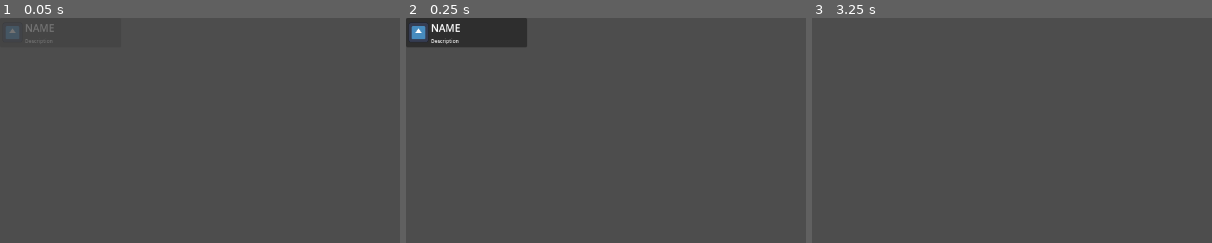
Above: before the commit, frames 1-3 (left to right).
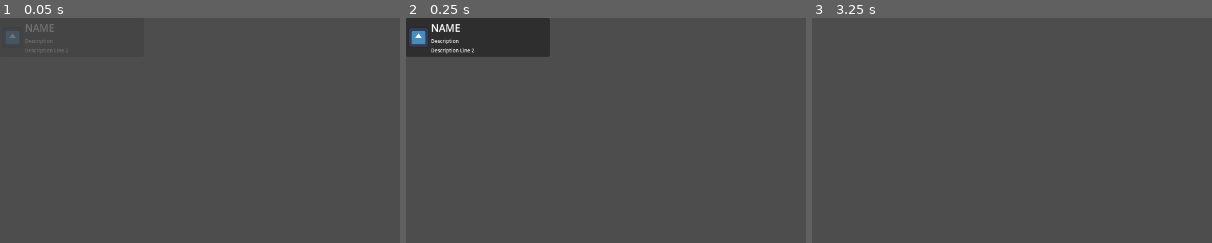
Above: after the commit, the same moments.

Repository: lucasrumney94/GodotGoneWild
Game: Godot game, scene res://UI/Achievements/achievement_popup_panel.tscn
Two runs of this game, one before a commit and one after it. Both use one fixed random seed, a clock stepped at 60 frames per second and the inputs below. This scene is started directly instead of the project's main scene. The engine's default icon, where the game draws it, is replaced by a stand-in: a white triangle on a blue panel in a dark square. A sky picture missing from this copy of the repository is replaced by a grey-blue gradient.
Inputs (mouse positions are % of the whole screen's width and height, from its top left):
- Up to frame 1 (0.05 s): no input
- Up to frame 2 (0.25 s): no input
- Up to frame 3 (3.25 s): tap Enter at 0.5 s; move the mouse to (72, 45) at 0.52 s; hold D (move_right) 0.53-1.28 s; click (72, 45) at 0.6 s; tap Space (jump) at 0.77, 1.52, 3.02 s; tap R (restart) at 1.25, 2, 2.75 s; move the mouse to (30, 55) at 1.27 s; hold S (move_back) 1.28-2.03 s; right-click (30, 55) at 1.35 s; move the mouse to (60, 28) at 2.02 s; hold D (move_right) 2.03-2.78 s; click (60, 28) at 2.1 s; move the mouse to (45, 70) at 2.77 s; hold W (move_forward) from 2.78 s (still down); right-click (45, 70) at 2.85 s
The pictures show only the part of the screen within x 0-50%, y 0-50%; the shares and areas given below are measured in that part.

The runs differ from the first frame. In frame 1, 0.2% of the frame differs, in the area x 1-16%, y 3-16%; in frame 2, 2.5%, in the area x 0-36%, y 0-18%; in frame 3, nothing differs.

Commit message:
added cheev facts

Diff:
--- a/godot-wild-tower/UI/Achievements/Resources/bad_music.tres
+++ b/godot-wild-tower/UI/Achievements/Resources/bad_music.tres
@@ -8,7 +8,8 @@
 id = "bad_music"
 icon = ExtResource("1_imomp")
 title = "What is this crap?"
-description = "Turn the music volume all the way down."
+description = "FACT: Music calms
+the savage beast."
 stat = ""
 stat_goal = 0
 check_function = ""
--- a/godot-wild-tower/UI/Achievements/Resources/finish_sub_1.tres
+++ b/godot-wild-tower/UI/Achievements/Resources/finish_sub_1.tres
@@ -8,7 +8,8 @@
 id = "finish_sub_one"
 icon = ExtResource("1_p0its")
 title = "Quickly!"
-description = "Finish a level faster than a minute."
+description = "FACT: Finishing early
+is sometimes beneficial"
 stat = ""
 stat_goal = 0
 check_function = ""
--- a/godot-wild-tower/UI/Achievements/Resources/get_killed.tres
+++ b/godot-wild-tower/UI/Achievements/Resources/get_killed.tres
@@ -8,7 +8,8 @@
 id = "get_killed"
 icon = ExtResource("1_l6loa")
 title = "Get Killed"
-description = "Dante's Divine Comedy was entirely written during a single ether-drenched fugue state."
+description = "Dante's Divine Comedy was entirely
+written during a single ether-drenched fugue state."
 stat = ""
 stat_goal = 0
 check_function = ""
--- a/godot-wild-tower/UI/Achievements/Resources/kill_10_cherubs.tres
+++ b/godot-wild-tower/UI/Achievements/Resources/kill_10_cherubs.tres
@@ -8,7 +8,8 @@
 id = "kill_10_cherubim"
 icon = ExtResource("1_eqcls")
 title = "Kill 10 Cherubim"
-description = "I don't know"
+description = "FACT: I don't know
+but you might"
 stat = ""
 stat_goal = 0
 check_function = ""
--- a/godot-wild-tower/UI/Achievements/Resources/pause_long.tres
+++ b/godot-wild-tower/UI/Achievements/Resources/pause_long.tres
@@ -8,7 +8,8 @@
 id = "pause_long"
 icon = ExtResource("1_o4est")
 title = "Pee Break"
-description = "Pause the game for more than a minute."
+description = "FACT: Taking frequent breaks
+will unlock good gamer energy"
 stat = ""
 stat_goal = 0
 check_function = ""
--- a/godot-wild-tower/UI/Achievements/Resources/play_twice.tres
+++ b/godot-wild-tower/UI/Achievements/Resources/play_twice.tres
@@ -8,7 +8,8 @@
 id = "play_twice"
 icon = ExtResource("1_ku5xt")
 title = "Welcome Back!"
-description = "play the game more than once."
+description = "FACT: There is no reward for
+playing a third time"
 stat = ""
 stat_goal = 0
 check_function = ""
--- a/godot-wild-tower/UI/Achievements/Resources/view_credits.tres
+++ b/godot-wild-tower/UI/Achievements/Resources/view_credits.tres
@@ -8,7 +8,8 @@
 id = "view_credits"
 icon = ExtResource("1_wvwcs")
 title = "View Credits"
-description = "Credits were invented by Frenchman Harold Credite"
+description = "FACT: Credits were invented by
+Frenchman Harold Credite"
 stat = ""
 stat_goal = 0
 check_function = ""
--- a/godot-wild-tower/UI/Achievements/Resources/view_options.tres
+++ b/godot-wild-tower/UI/Achievements/Resources/view_options.tres
@@ -8,7 +8,7 @@
 id = "view_options"
 icon = ExtResource("1_xq554")
 title = "Tweaker"
-description = "View the options menu"
+description = "FACT: Options were unionized in 1876."
 stat = ""
 stat_goal = 0
 check_function = ""
--- a/godot-wild-tower/UI/Achievements/Resources/view_stats.tres
+++ b/godot-wild-tower/UI/Achievements/Resources/view_stats.tres
@@ -8,7 +8,8 @@
 id = "view_stats"
 icon = ExtResource("1_kfep6")
 title = "Numbers, Numbers, Numbers"
-description = "View the Stats Page"
+description = "FACT: Statistically speaking is statisically
+speaking the most statistical kind of speaking."
 stat = ""
 stat_goal = 0
 check_function = ""
--- a/godot-wild-tower/UI/Achievements/achievement_popup_panel.tscn
+++ b/godot-wild-tower/UI/Achievements/achievement_popup_panel.tscn
@@ -75,6 +75,8 @@
 }
 
 [node name="AchievementPopupPanel" type="PanelContainer"]
+offset_right = 230.0
+offset_bottom = 47.0
 script = ExtResource("1_kq5ul")
 
 [node name="Timer" type="Timer" parent="."]
@@ -108,6 +110,7 @@
 
 [node name="VBoxContainer" type="VBoxContainer" parent="MarginContainer/HBoxContainer"]
 layout_mode = 2
+size_flags_horizontal = 3
 
 [node name="NameLabel" type="Label" parent="MarginContainer/HBoxContainer/VBoxContainer"]
 unique_name_in_owner = true
@@ -119,7 +122,8 @@
 custom_minimum_size = Vector2(150, 0)
 layout_mode = 2
 theme_override_font_sizes/font_size = 8
-text = "Description"
+text = "Description
+Description Line 2"
 text_overrun_behavior = 3
 
 [node name="AudioStreamPlayer" type="AudioStreamPlayer" parent="."]
Not shown: 1 places in godot-wild-tower/UI/Achievements/Resources/get_killed.tres that only renumber resources
Not shown: 1 places in godot-wild-tower/UI/Achievements/Resources/kill_10_cherubs.tres that only renumber resources
